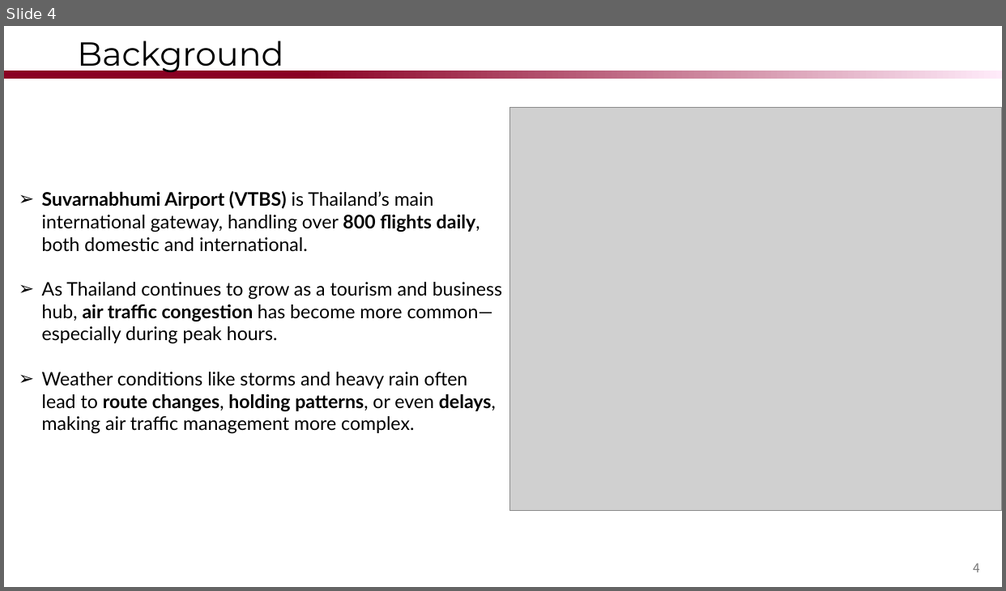
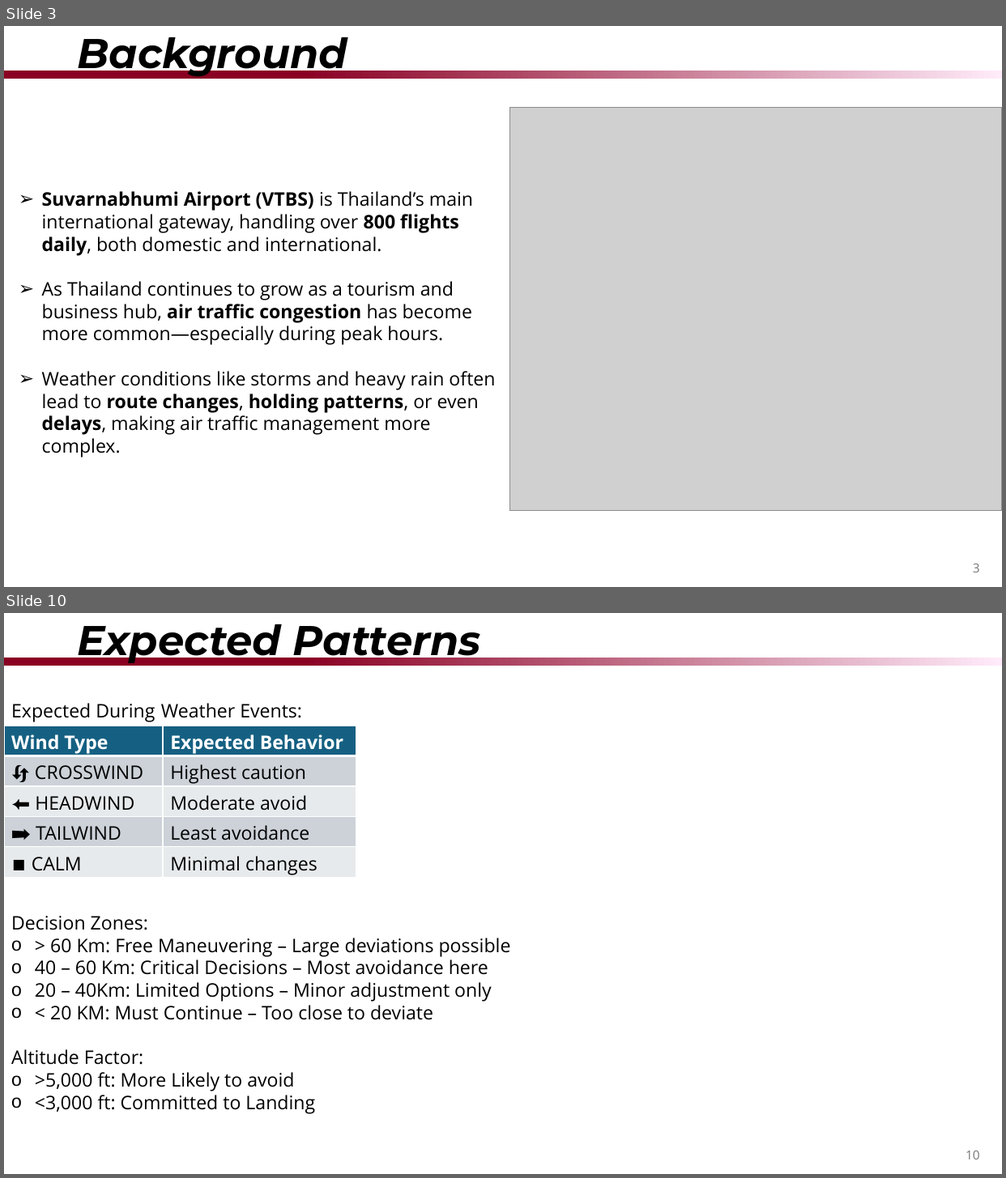
Before and after one commit to krithymn/ATMCODE, a slide deck: ProgressSlide/FinalPresentation.pptx. Shown one above the other, each under a label of ours: slide 4 before the commit, slides 3 and 10 after it; the slides between them are not shown. The pictures are 1006x591 and 1006x1178 pixels, drawn with LibreOffice and Linux fonts; fonts in the diff are those of the drawing; grey boxes stand for pictures; background and template pictures are left out. Boxes give left, top, right and bottom in pixels: in the first picture for what was removed or moved away, otherwise in the second. Text is boxed around its words. In the diff, an @@ line names an element or a change of style, - is before the commit and + after.

```diff
--- a/ProgressSlide/FinalPresentation.pptx
+++ b/ProgressSlide/FinalPresentation.pptx
@@ slide 10 added at box(4, 613, 1002, 1174), background #FFFFFF; not listed: 1 template element that a slide beside it also shows @@
@@ title added at box(77, 624, 481, 666), 40 pt, text #000000, bold, italic @@
+Expected Patterns
@@ text added at box(11, 703, 302, 722), 18 pt, text #000000 @@
+Expected During Weather Events:
@@ table added at box(4, 726, 356, 879), 5 rows, 2 columns @@
+Wind Type | Expected Behavior
+🔄 CROSSWIND | Highest caution
+⬅️ HEADWIND | Moderate avoid
+➡️ TAILWIND | Least avoidance
+⏹️ CALM | Minimal changes
@@ text added at box(11, 916, 511, 1114), 18 pt, text #000000 @@
+Decision Zones:
+o > 60 Km: Free Maneuvering – Large deviations possible
+o 40 – 60 Km: Critical Decisions – Most avoidance here
+o 20 – 40Km: Limited Options – Minor adjustment only
+o < 20 KM: Must Continue – Too close to deviate
+Altitude Factor:
+o >5,000 ft: More Likely to avoid
+o <3,000 ft: Committed to Landing
@@ page number added at box(965, 1151, 980, 1160), 12 pt, text #797979 @@
+10
@@ what was slide 4 is now slide 3 @@
@@ slide 3 changed as well @@
@@ title "Background" at box(77, 37, 347, 79): size 32 to 40 pt, bold on, italic on @@
@@ text "Suvarnabhumi Airport (VTBS) is Thailand’s ..." at box(42, 191, 495, 458): font Lato to Open Sans @@
@@ page number at box(973, 564, 980, 573): text changed; font Noto Sans CJK JP to Open Sans @@
-4
+3
```
Also in this commit, not shown: 1 other slide changed, 9 other slides added, 4 slides removed, 25 other files.
